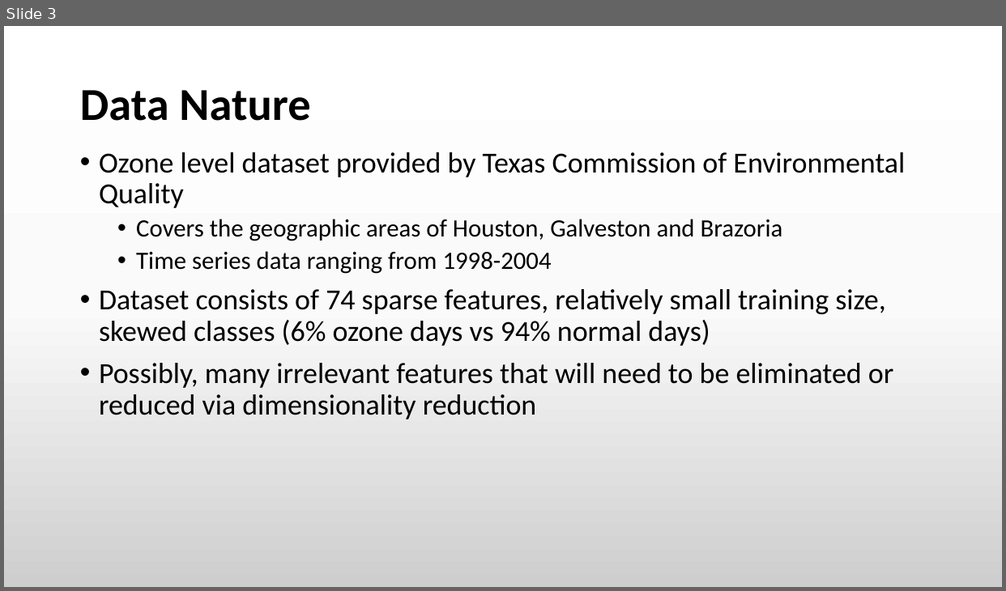
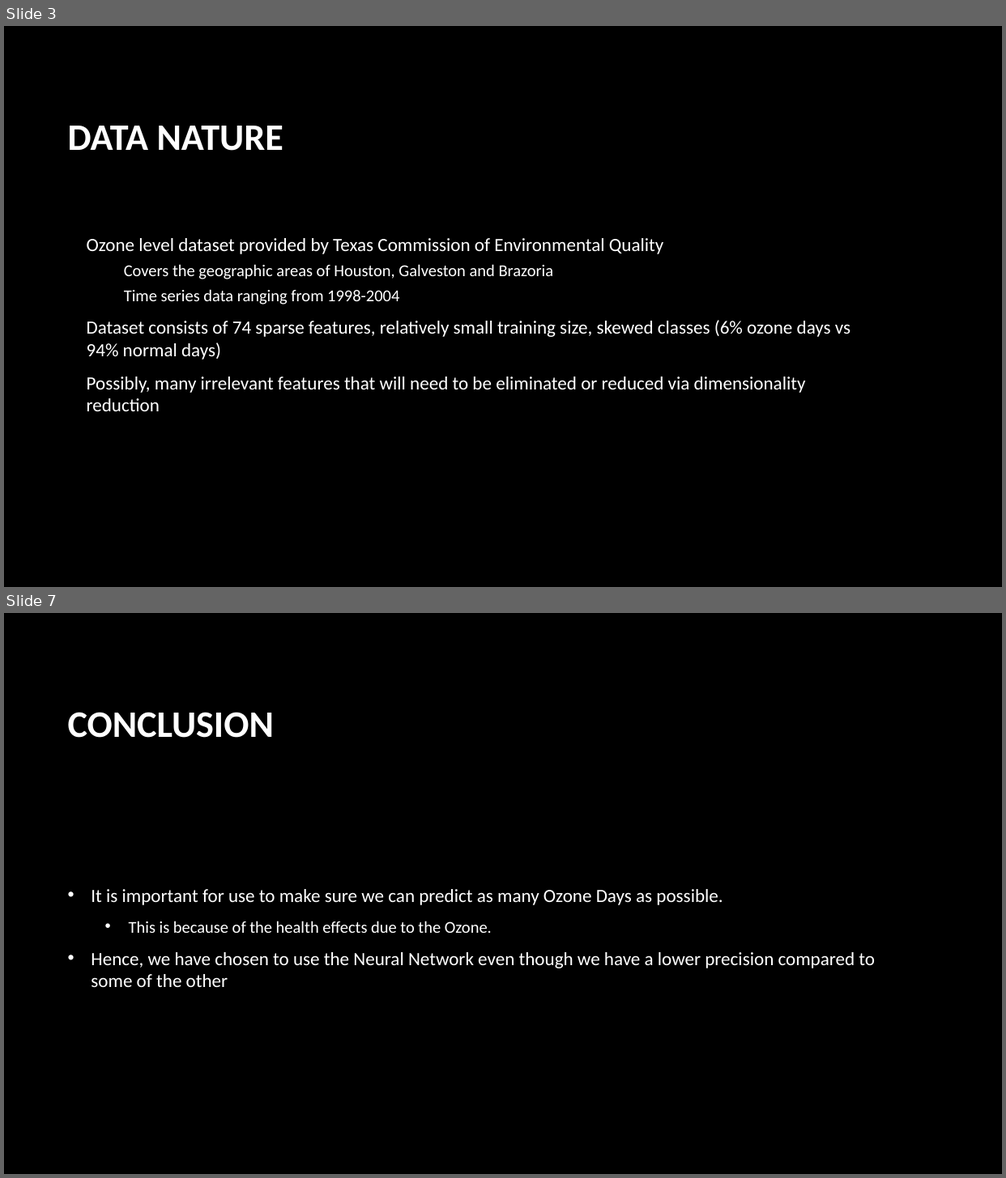
Before and after one commit to LilInformat/UofT-3253-OzoneAnalysis, a slide deck: Ozone Days Forecasting.pptx. Shown one above the other, each under a label of ours: slide 3 before the commit, slides 3 and 7 after it; the slides between them are not shown. The pictures are 1006x591 and 1006x1178 pixels, drawn with LibreOffice and Linux fonts; fonts in the diff are those of the drawing; background and template pictures are left out. Boxes give left, top, right and bottom in pixels: in the first picture for what was removed or moved away, otherwise in the second. Text is boxed around its words. In the diff, an @@ line names an element or a change of style, - is before the commit and + after.

Commit message:
Updated the Ozone Days Forecasting Powerpoint

```diff
--- a/Ozone Days Forecasting.pptx
+++ b/Ozone Days Forecasting.pptx
@@ slide 7 added at bbox=[4, 613, 1002, 1174], background picture (left out) @@
@@ title added at bbox=[68, 712, 274, 738], 36 pt, text #FFFFFF, bold @@
+CONCLUSION
@@ text added at bbox=[91, 889, 875, 987], 18 pt, text #FFFFFF @@
+• It is important for use to make sure we can predict as many Ozone Days as possible.
+  • This is because of the health effects due to the Ozone.
+• Hence, we have chosen to use the Neural Network even though we have a lower precision compared to some of the other
@@ slide 3 changed as well @@
@@ background gradient #FFFFFF to #FAFAFA to #CECECE to picture (left out) @@
@@ title at bbox=[68, 126, 283, 151]: text changed; size 44 to 36 pt; text colour #000000 to #FFFFFF @@
-Data Nature
+DATA NATURE
@@ text "Ozone level dataset provided by ...": place and size @@
-text "Ozone level dataset provided by ..." at bbox=[99, 152, 905, 420]
+text "Ozone level dataset provided by ..." at bbox=[87, 238, 850, 412]
@@ text "Ozone level dataset provided by ..." at bbox=[87, 238, 850, 412]: size 28 to 18 pt in "Ozone level dataset provided by Texas Commission ...", "Dataset consists of 74 sparse features, relatively ...", "Possibly, many irrelevant features that will need ..."; text colour #000000 to #FFFFFF; size 24 to 16 pt in "Covers the geographic areas of Houston, Galveston ...", "Time series data ranging from 1998-2004"; line spacing 0.9 to 1; vertical alignment top to middle @@
```
Also in this commit, not shown: 2 other slides changed, 4 other slides added, 3 slides removed.
